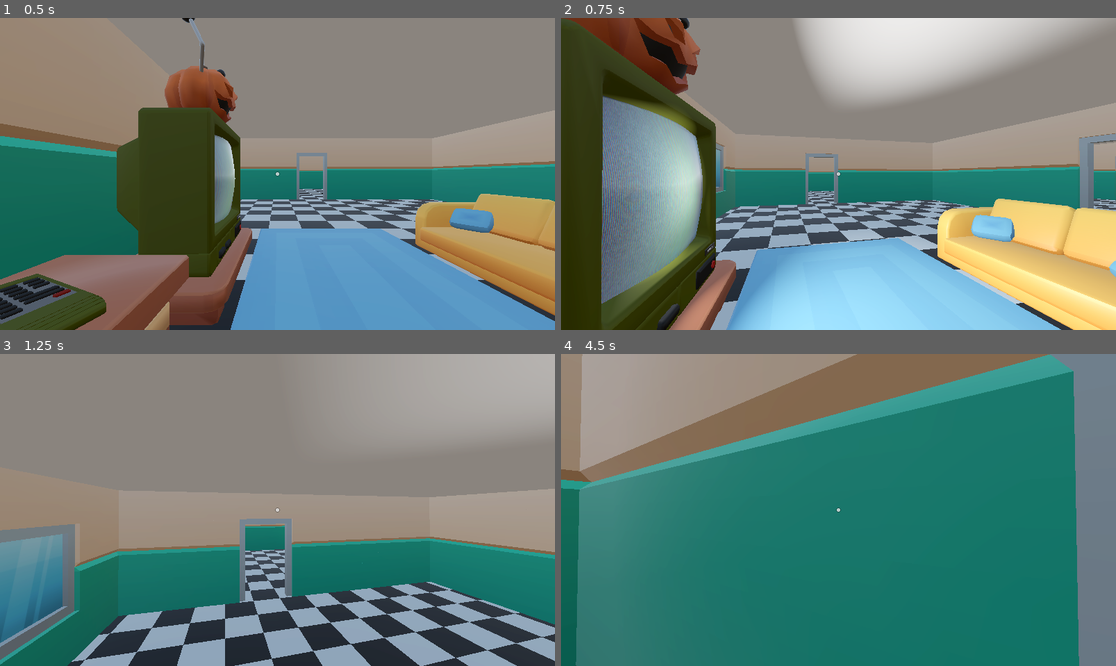
Above: before the commit, frames 1-4 (two rows, left to right).
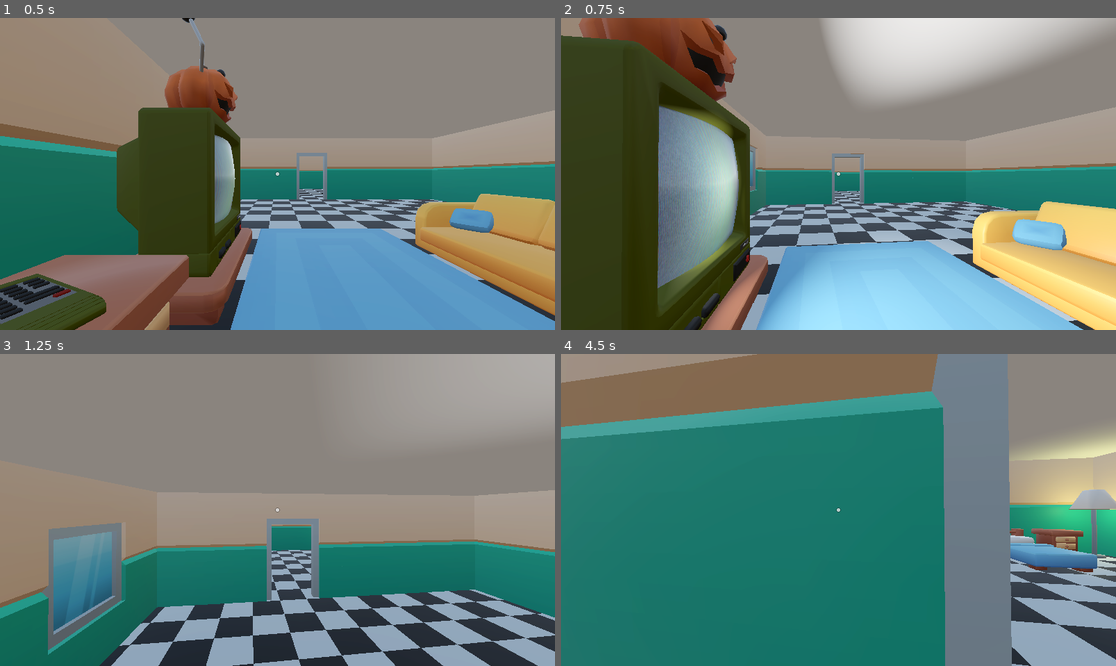
Above: after the commit, the same moments.

Repository: RickvanLoo/GDTV-Halloween-Jam-2025
Game: Godot game, scene res://Levels/Main/Level0.tscn
The game is run twice, just before and just after one commit, with the same random seed, the same clock (stepped at 60 frames per second) and the same inputs.
Inputs (mouse positions are in pixels of both pictures, inside the frame that each line leads up to):
- Up to frame 1 (0.5 s): no input
- Up to frame 2 (0.75 s): move the mouse to (866, 174) at 0.52 s; hold W (move_forward) from 0.53 s (still down); hold E (interact) from 0.53 s (still down); click (866, 174) at 0.67 s
- Up to frame 3 (1.25 s): keep holding W (move_forward); keep holding E (interact); tap Space (jump) at 0.77 s
- Up to frame 4 (4.5 s): keep holding W (move_forward); move the mouse to (810, 510) at 1.27 s; release E (interact) at 1.28 s; tap Up (look_down) at 1.35 s; click (810, 510) at 1.42 s; tap Space (jump) at 1.52, 3.02, 3.77 s; move the mouse to (849, 503) at 2.02 s; tap Left (look_left) at 2.1 s; click (849, 503) at 2.17 s; tap Enter at 2.75 s; move the mouse to (832, 516) at 2.77 s; tap Right (look_right) at 2.85 s; click (832, 516) at 2.92 s; move the mouse to (877, 513) at 3.52 s; tap Down (look_up) at 3.6 s; click (877, 513) at 3.67 s; move the mouse to (794, 506) at 4.27 s; tap Shift (sprint) at 4.35 s; click (794, 506) at 4.42 s

Frame 1 is identical in both runs. In frame 2, 38% of the frame differs, in the area x 0-100%, y 0-100%; in frame 3, 23%; in frame 4, 50%.

Commit message:
added interpolation
this should remove the jumpy feeling during slow mouse movements in browser

Diff:
--- a/Player/Head.gd
+++ b/Player/Head.gd
@@ -7,8 +7,11 @@
 @export var web_sensitivity_multiplier := 3.5
 @export var mouse_sensitivity := 2.0
 @export var y_limit := 90.0
-var mouse_axis := Vector2()
-var rot := Vector3()
+
+# ✨ NEW: Smooth interpolation system
+var current_rot := Vector3()
+var target_rot := Vector3()
+@export var smoothing_speed := 30.0  # Higher = snappier, lower = smoother
 
 
 func _ready() -> void:
@@ -22,29 +25,25 @@
 
 func _input(event: InputEvent) -> void:
 	if event is InputEventMouseMotion and Input.get_mouse_mode() == Input.MOUSE_MODE_CAPTURED:
-		mouse_axis = event.relative
-		camera_rotation()
+		# Update target rotation
+		target_rot.y -= event.relative.x * mouse_sensitivity
+		target_rot.x = clamp(target_rot.x - event.relative.y * mouse_sensitivity, -y_limit, y_limit)
 
 
 func _process(delta: float) -> void:
+	# Handle joystick
 	var joystick_axis := Input.get_vector(&"look_left", &"look_right",
 			&"look_down", &"look_up")
 
 	if joystick_axis != Vector2.ZERO:
-		mouse_axis = joystick_axis * 1000.0 * delta
-		camera_rotation()
+		target_rot.y -= joystick_axis.x * mouse_sensitivity * 1000.0 * delta
+		target_rot.x = clamp(target_rot.x - joystick_axis.y * mouse_sensitivity * 1000.0 * delta, -y_limit, y_limit)
 
+	# ✨ SMOOTH: Interpolate current rotation toward target every frame
+	current_rot.x = lerp(current_rot.x, target_rot.x, smoothing_speed * delta)
+	current_rot.y = lerp(current_rot.y, target_rot.y, smoothing_speed * delta)
 
-func camera_rotation() -> void:
-	# Horizontal mouse look
-	rot.y -= mouse_axis.x * mouse_sensitivity
-	# Vertical mouse look
-	rot.x = clamp(rot.x - mouse_axis.y * mouse_sensitivity, -y_limit, y_limit)
-
-	# Apply rotation immediately to Head
-	global_rotation.y = rot.y
-	rotation.x = rot.x
-
-	# Sync the owner's rotation separately
+	# Apply smoothed rotation
+	rotation.x = current_rot.x
 	if get_owner():
-		get_owner().rotation.y = rot.y
+		get_owner().rotation.y = current_rot.y
